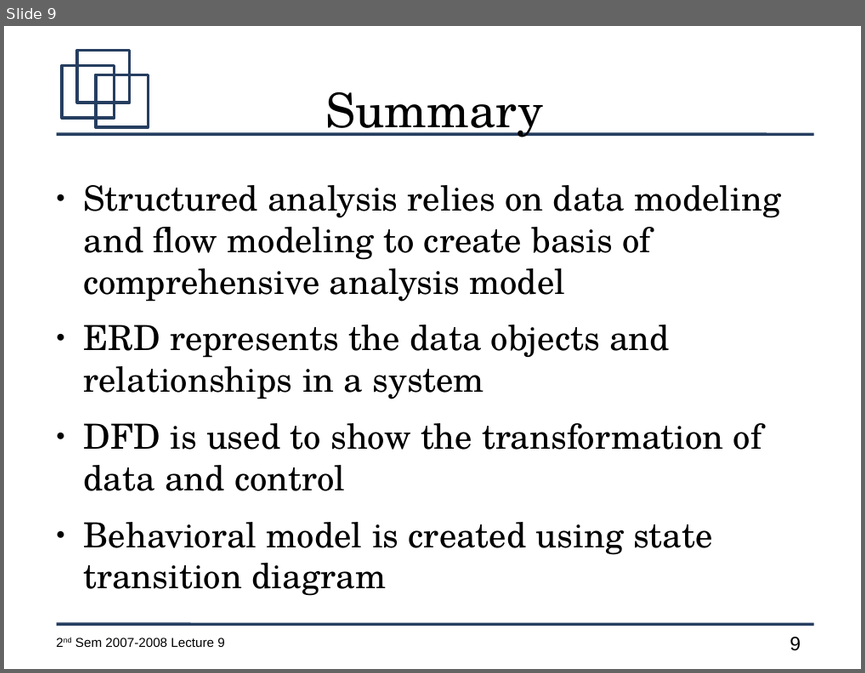
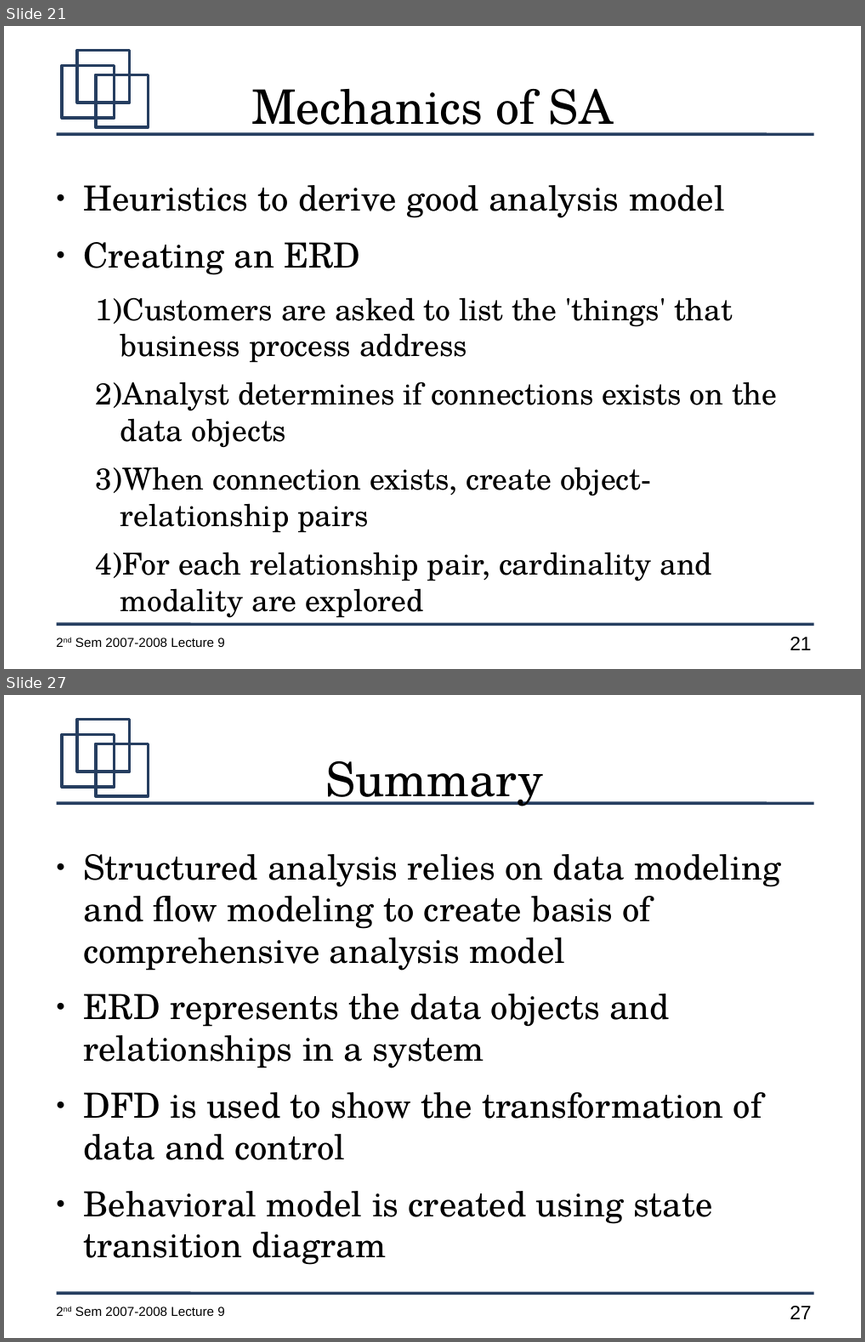
Before and after one commit to jachermocilla/jach-homepage, a slide deck: CMSC128-2nd-Sem-2007-L10.odp. Shown one above the other, each under a label of ours: slide 9 before the commit, slides 21 and 27 after it; the slides between them are not shown. The pictures are 865x673 and 865x1342 pixels, drawn with LibreOffice and Linux fonts; fonts in the diff are those of the drawing. Boxes give left, top, right and bottom in pixels: in the first picture for what was removed or moved away, otherwise in the second. Text is boxed around its words. In the diff, an @@ line names an element or a change of style, - is before the commit and + after.

```diff
--- a/CMSC128-2nd-Sem-2007-L10.odp
+++ b/CMSC128-2nd-Sem-2007-L10.odp
@@ slide 21 added at (4,26,861,669), background #FFFFFF; not listed: 7 template elements that a slide beside it also shows @@
@@ title added at (251,89,613,136), 44 pt, text #000000 @@
+Mechanics of SA
@@ text added at (84,185,777,618), 28 pt, text #000000 @@
+● Heuristics to derive good analysis model
+● Creating an ERD
+  1) Customers are asked to list the 'things' that business process address
+  2) Analyst determines if connections exists on the data objects
+  3) When connection exists, create object-relationship pairs
+  4) For each relationship pair, cardinality and modality are explored
@@ what was slide 9 is now slide 27 @@
@@ page number at (789,1305,811,1319): text changed @@
-9
+27
```
Also in this commit, not shown: 1 slide changed, 17 other slides added.
